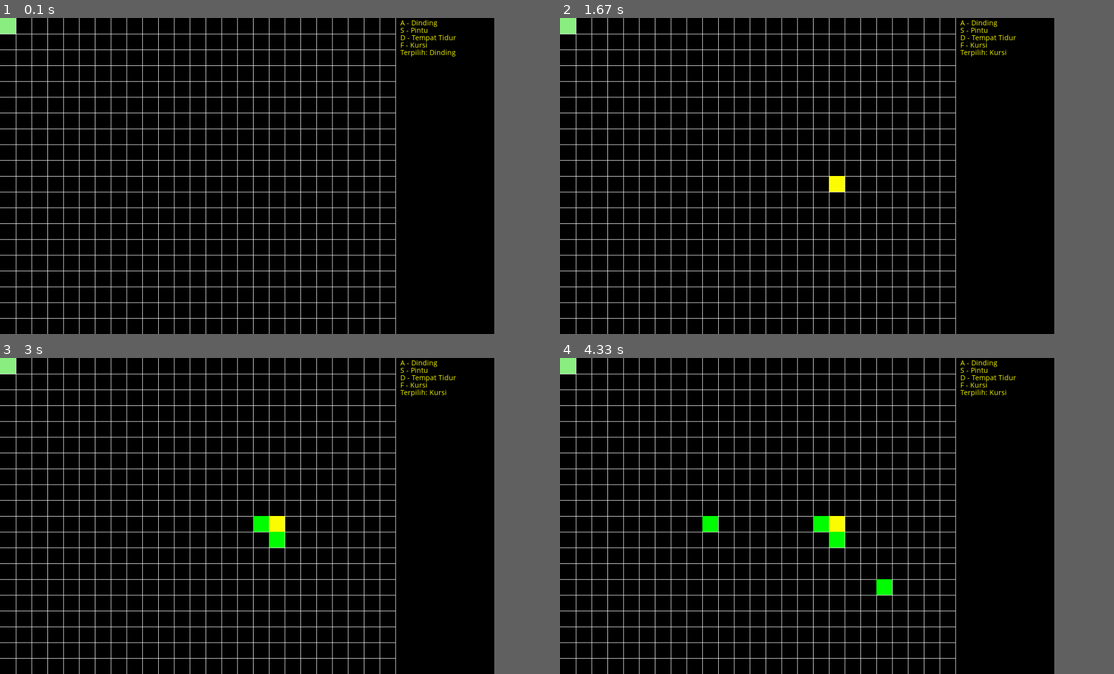
Above: before the commit, frames 1-4 (two rows, left to right).
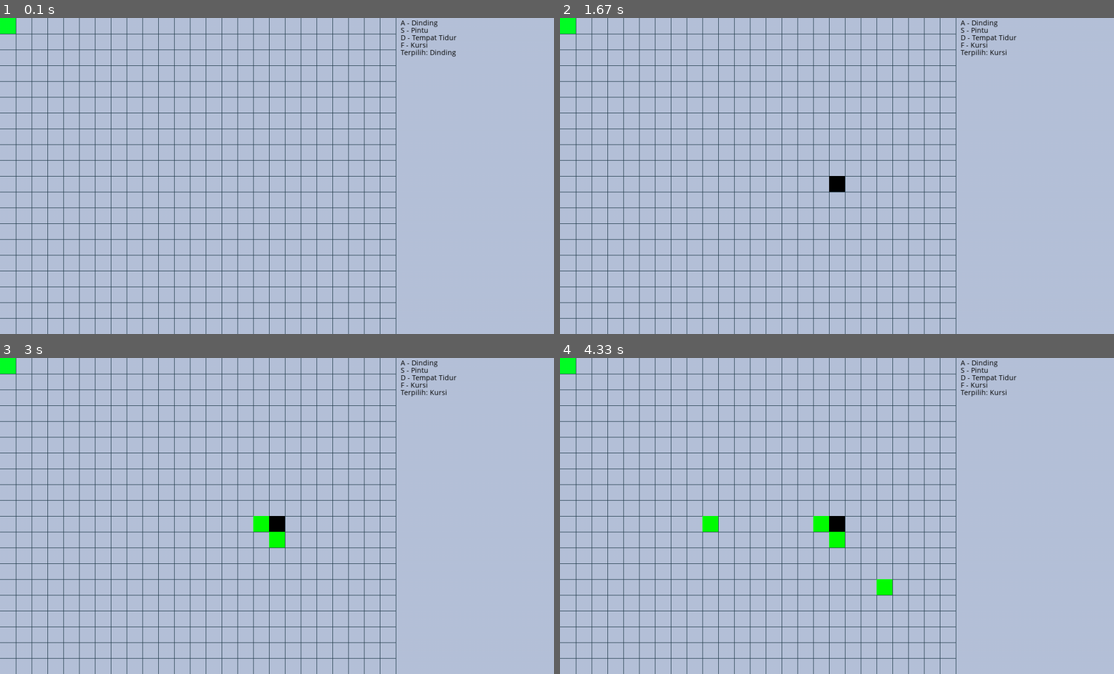
Above: after the commit, the same moments.

Repository: arifian853/bfs-algorithm-python-PAA
Game: pygame game, started from Maze Editor.py
Two runs of this game, one before a commit and one after it. Both use one fixed random seed, a clock stepped at 60 frames per second and the inputs below.
Inputs (mouse positions are in pixels of both pictures, inside the frame that each line leads up to):
- Up to frame 1 (0.1 s): no input
- Up to frame 2 (1.67 s): click (837, 176) at 0.38 s; hold D 0.67-1.13 s; tap F at 0.73, 1.03 s
- Up to frame 3 (3 s): click (254, 528) at 1.72 s; click (277, 534) at 2.62 s
- Up to frame 4 (4.33 s): click (704, 519) at 3.28 s; click (892, 585) at 3.62 s
In our replay, the window is 803x514 before the commit and 900x514 after it. These sizes can differ from the game's own. Grey fills any space a smaller window leaves; there, only what the larger window draws over its background counts as a difference.

The runs differ from the first frame. In frame 1, 89% of the frame differs, in the area x 0-90%, y 0-100%; in frame 2, 89%; in frame 3, 88%; in frame 4, 88%.

Commit message:
Added new changes

Diff:
--- a/Maze Editor.py
+++ b/Maze Editor.py
@@ -2,17 +2,17 @@
 from pygame.locals import *
 
 pygame.init()
-screen = pygame.display.set_mode((1000,640),0,32)
+screen = pygame.display.set_mode((1120,640),0,32)
 maps = []
 myfont = pygame.font.SysFont("Segoe UI", 15)
 type = 0
 types = ('Dinding', 'Pintu', 'Tempat Tidur', 'Kursi')
-cor = ((255,255,0),(255,100,100),(255,0,0),(0,255,0))
+cor = ((0,0,0),(255,100,100),(255,0,0),(0,255,0))
 x=0
 Matrix = [[(-1,-1,-1,-1,-1) for x in range(20)] for x in range(25)]
 print (Matrix[24][19])
 
-def selec(type):
+def select(type):
 	if type == 0:
 		return (0,0,0)
 	elif type == 1:
@@ -24,7 +24,7 @@
 
 while 1:
 	background = pygame.Surface((screen.get_size()))
-	background.fill((0,0,0))
+	background.fill((182,194,217))
 	for event in pygame.event.get():
 		if event.type == QUIT:
 			x=0
@@ -70,7 +70,7 @@
 			posi = []
 			posi.append(int(event.pos[0]/32))
 			posi.append(int(event.pos[1]/32))
-			ret = selec(type)
+			ret = select(type)
 			posi.append(ret[0])
 			posi.append(ret[1])
 			posi.append(ret[2])
@@ -79,15 +79,15 @@
 
 	screen.lock()
 
-	pygame.draw.rect(background, (140,240,130), Rect((0,0), (32,32)))
+	pygame.draw.rect(background, (0, 255, 38), Rect((0,0), (32,32)))
 	i=25
 	while i!=0:
-		pygame.draw.line(background, (255,255,255), (i*32,0), (i*32,640))
+		pygame.draw.line(background, (35,61,77), (i*32,0), (i*32,640))
 		i=i-1
 
 	i=20
 	while i!=0:
-		pygame.draw.line(background, (255,255,255), (0,i*32), (800,i*32))
+		pygame.draw.line(background, (35,61,77), (0,i*32), (800,i*32))
 		i=i-1
 
 	x=0
@@ -97,12 +97,12 @@
 			if Matrix[y][x][0]!=-1:
 				pygame.draw.rect(background, cor[Matrix[y][x][4]], Rect((y*32,x*32), (32,32)))
 
-	#Menampilkan tulisan
-	label = myfont.render("A - Dinding", 1, (255,255,0))
-	label2 = myfont.render("S - Pintu", 1, (255,255,0))
-	label3 = myfont.render("D - Tempat Tidur", 1, (255,255,0))
-	label4 = myfont.render("F - Kursi", 1, (255,255,0))
-	label5 = myfont.render('Terpilih: ' + types[type], 1, (255,255,0))
+	#Menampilkan tulisan + pilihan
+	label = myfont.render("A - Dinding", 1, (0,0,0))
+	label2 = myfont.render("S - Pintu", 1, (0,0,0))
+	label3 = myfont.render("D - Tempat Tidur", 1, (0,0,0))
+	label4 = myfont.render("F - Kursi", 1, (0,0,0))
+	label5 = myfont.render('Terpilih: ' + types[type], 1, (0,0,0))
 
 	screen.unlock()
 
--- a/Pathfinder BFS with Pygame.py
+++ b/Pathfinder BFS with Pygame.py
@@ -3,7 +3,7 @@
 from pygame.locals import *
 
 pygame.init()
-screen = pygame.display.set_mode((1000,640),0,32)
+screen = pygame.display.set_mode((1120,640),0,32)
 Matrix = [[(-1,-1,-1,-1,-1) for x in range(25)] for x in range(20)]
 vis = [[(-1,-1) for x in range(25)] for x in range(20)]
 cor = ((0,0,0),(255,100,100),(255,0,0),(0,255,0))
@@ -34,6 +34,7 @@
 		Matrix[j][x] = tempo
 clock = pygame.time.Clock()
 FPS = 60
+
 def pathfind(posfimx, posfimy):
 	fila = []
 	fila.append((posfimy,posfimx))
@@ -54,13 +55,13 @@
 					vis[yy][xx] = (y,x)
 					fila.append((yy, xx))
 
-flagini = 0
+startFlag = 0
 op=1
 playtime=0
 while 1:
 	milliseconds = clock.tick(FPS)
-	seconds = milliseconds / 300.0
-	playtime += milliseconds /300.0
+	seconds = milliseconds / 250.0
+	playtime += milliseconds /250.0
 	background = pygame.Surface((screen.get_size()))
 	background.fill((182,194,217))
 	for event in pygame.event.get():
@@ -73,7 +74,7 @@
 				posini = []
 				posini.append(int(event.pos[0]/32))
 				posini.append(int(event.pos[1]/32))
-				flagini = 1
+				startFlag = 1
 			elif op == 2:
 				posfim = []
 				posfim.append(int(event.pos[0]/32))
@@ -89,10 +90,10 @@
 
 	if op == 3 and flag == 0:
 		pathfind(posfim[0], posfim[1])
-		print('for')
+		print('-')
 		routes = []
 		while (posini[0] != posfim[0]) or (posini[1] != posfim[1]):
-			print('do while')
+			print('-')
 			novoy = vis[posini[1]][posini[0]][0]
 			novox = vis[posini[1]][posini[0]][1]
 			posini = (novox, novoy)
@@ -101,12 +102,15 @@
 		flag = 1
 
 	screen.lock()
-	if flagini != 0:
+	if startFlag != 0:
 		pygame.draw.rect(background, (0, 255, 38), Rect((posini[0]*32,posini[1]*32), (32,32)))
-	label = myfont.render("HIJAU = Posisi Awal", 1, (0, 0, 0))
+	label = myfont.render("Tekan dimanapun = HIJAU = Posisi Awal", 1, (0, 0, 0))
 	label2 = myfont.render("Tekan F lalu pilih Posisi Akhir", 1, (0,0,0))
 	label3 = myfont.render("Tekan S untuk Mulai", 1, (0,0,0))
-	label4 = myfont.render("Halo !", 1, (0,0,0))
+	label4 = myfont.render("---------------------------------------------------", 1, (0,0,0))
+	label5 = myfont.render("Arifian Saputra - 2001020029", 1, (0,0,0))
+	label6 = myfont.render("Samuel Miskan Hanock - 2001020037", 1, (0,0,0))
+	label7 = myfont.render("Perancangan dan Analisis Algoritma", 1, (0,0,0))
 	i=25
 	while i!=0:
 		pygame.draw.line(background, (35,61,77), (i*32,0), (i*32,640))
@@ -120,7 +124,7 @@
 	for j in range(20):
 		for x in range(25):
 			if Matrix[j][x][0] != -1:
-					pygame.draw.rect(background, cor[Matrix[j][x][4]], Rect((x*32,j*32), (32,32)))
+					pygame.draw.rect(background, cor[Matrix[j][x][4]], Rect((x*32,j*32), (32,32),))
 	screen.unlock()
 
 	if op == 3 and len(routes) != 0:
@@ -133,4 +137,8 @@
 	screen.blit(label, (810, 0))
 	screen.blit(label2, (810, 15))
 	screen.blit(label3, (810, 30))
+	screen.blit(label4, (810, 45))
+	screen.blit(label5, (810, 120))
+	screen.blit(label6, (810, 135))
+	screen.blit(label7, (810, 165))
 	pygame.display.update()
--- a/maps.txt
+++ b/maps.txt
@@ -1,500 +1,500 @@
 -1 -1 -1 -1 -1
--1 -1 -1 -1 -1
--1 -1 -1 -1 -1
--1 -1 -1 -1 -1
--1 -1 -1 -1 -1
--1 -1 -1 -1 -1
--1 -1 -1 -1 -1
--1 -1 -1 -1 -1
--1 -1 -1 -1 -1
--1 -1 -1 -1 -1
--1 -1 -1 -1 -1
--1 -1 -1 -1 -1
--1 -1 -1 -1 -1
--1 -1 -1 -1 -1
--1 -1 -1 -1 -1
--1 -1 -1 -1 -1
--1 -1 -1 -1 -1
--1 -1 -1 -1 -1
--1 -1 -1 -1 -1
--1 -1 -1 -1 -1
--1 -1 -1 -1 -1
--1 -1 -1 -1 -1
--1 -1 -1 -1 -1
--1 -1 -1 -1 -1
--1 -1 -1 -1 -1
--1 -1 -1 -1 -1
-1 1 0 0 0
--1 -1 -1 -1 -1
--1 -1 -1 -1 -1
--1 -1 -1 -1 -1
--1 -1 -1 -1 -1
--1 -1 -1 -1 -1
--1 -1 -1 -1 -1
--1 -1 -1 -1 -1
--1 -1 -1 -1 -1
--1 -1 -1 -1 -1
--1 -1 -1 -1 -1
--1 -1 -1 -1 -1
--1 -1 -1 -1 -1
--1 -1 -1 -1 -1
--1 -1 -1 -1 -1
--1 -1 -1 -1 -1
--1 -1 -1 -1 -1
--1 -1 -1 -1 -1
--1 -1 -1 -1 -1
--1 -1 -1 -1 -1
--1 -1 -1 -1 -1
--1 -1 -1 -1 -1
--1 -1 -1 -1 -1
--1 -1 -1 -1 -1
--1 -1 -1 -1 -1
-1 2 0 0 0
-2 2 0 0 0
--1 -1 -1 -1 -1
--1 -1 -1 -1 -1
--1 -1 -1 -1 -1
--1 -1 -1 -1 -1
--1 -1 -1 -1 -1
--1 -1 -1 -1 -1
--1 -1 -1 -1 -1
--1 -1 -1 -1 -1
--1 -1 -1 -1 -1
--1 -1 -1 -1 -1
--1 -1 -1 -1 -1
--1 -1 -1 -1 -1
--1 -1 -1 -1 -1
--1 -1 -1 -1 -1
--1 -1 -1 -1 -1
--1 -1 -1 -1 -1
--1 -1 -1 -1 -1
--1 -1 -1 -1 -1
--1 -1 -1 -1 -1
--1 -1 -1 -1 -1
--1 -1 -1 -1 -1
--1 -1 -1 -1 -1
--1 -1 -1 -1 -1
--1 -1 -1 -1 -1
+1 0 0 0 0
+2 0 0 0 0
+3 0 0 0 0
+-1 -1 -1 -1 -1
+-1 -1 -1 -1 -1
+6 0 0 0 0
+-1 -1 -1 -1 -1
+-1 -1 -1 -1 -1
+9 0 0 0 0
+10 0 0 0 0
+11 0 0 0 0
+12 0 0 0 0
+-1 -1 -1 -1 -1
+14 0 0 0 0
+15 0 0 0 0
+16 0 0 0 0
+-1 -1 -1 -1 -1
+-1 -1 -1 -1 -1
+-1 -1 -1 -1 -1
+-1 -1 -1 -1 -1
+-1 -1 -1 -1 -1
+22 0 0 0 0
+23 0 0 0 0
+24 0 0 0 0
+-1 -1 -1 -1 -1
+-1 -1 -1 -1 -1
+-1 -1 -1 -1 -1
+3 1 0 0 0
+-1 -1 -1 -1 -1
+-1 -1 -1 -1 -1
+6 1 0 0 0
+-1 -1 -1 -1 -1
+-1 -1 -1 -1 -1
+9 1 0 0 0
+-1 -1 -1 -1 -1
+-1 -1 -1 -1 -1
+-1 -1 -1 -1 -1
+-1 -1 -1 -1 -1
+14 1 0 0 0
+-1 -1 -1 -1 -1
+16 1 0 0 0
+-1 -1 -1 -1 -1
+18 1 0 0 0
+19 1 0 0 0
+20 1 0 0 0
+-1 -1 -1 -1 -1
+22 1 0 0 0
+-1 -1 -1 -1 -1
+24 1 0 0 0
+-1 -1 -1 -1 -1
+-1 -1 -1 -1 -1
+-1 -1 -1 -1 -1
+3 2 0 0 0
+-1 -1 -1 -1 -1
+-1 -1 -1 -1 -1
+-1 -1 -1 -1 -1
+-1 -1 -1 -1 -1
+-1 -1 -1 -1 -1
+9 2 0 0 0
+-1 -1 -1 -1 -1
+11 2 0 0 0
+-1 -1 -1 -1 -1
+-1 -1 -1 -1 -1
+-1 -1 -1 -1 -1
+-1 -1 -1 -1 -1
+16 2 0 0 0
+-1 -1 -1 -1 -1
+18 2 0 0 0
+-1 -1 -1 -1 -1
+20 2 0 0 0
+-1 -1 -1 -1 -1
+22 2 0 0 0
+-1 -1 -1 -1 -1
+24 2 0 0 0
+-1 -1 -1 -1 -1
+1 3 0 0 0
 2 3 0 0 0
--1 -1 -1 -1 -1
--1 -1 -1 -1 -1
--1 -1 -1 -1 -1
--1 -1 -1 -1 -1
--1 -1 -1 -1 -1
--1 -1 -1 -1 -1
--1 -1 -1 -1 -1
--1 -1 -1 -1 -1
--1 -1 -1 -1 -1
--1 -1 -1 -1 -1
--1 -1 -1 -1 -1
-14 3 0 0 0
+3 3 0 0 0
+-1 -1 -1 -1 -1
+5 3 0 0 0
+6 3 0 0 0
+7 3 1 1 1
+8 3 0 0 0
+9 3 0 0 0
+-1 -1 -1 -1 -1
+11 3 0 0 0
+12 3 0 0 0
+-1 -1 -1 -1 -1
+-1 -1 -1 -1 -1
 15 3 0 0 0
--1 -1 -1 -1 -1
-17 3 0 0 0
+16 3 0 0 0
+-1 -1 -1 -1 -1
 18 3 0 0 0
-19 3 0 0 0
+-1 -1 -1 -1 -1
 20 3 0 0 0
 21 3 0 0 0
--1 -1 -1 -1 -1
-23 3 0 0 0
+22 3 0 0 0
+-1 -1 -1 -1 -1
 24 3 0 0 0
 -1 -1 -1 -1 -1
--1 -1 -1 -1 -1
--1 -1 -1 -1 -1
-3 4 0 0 0
--1 -1 -1 -1 -1
--1 -1 -1 -1 -1
--1 -1 -1 -1 -1
--1 -1 -1 -1 -1
--1 -1 -1 -1 -1
--1 -1 -1 -1 -1
+1 4 0 0 0
+-1 -1 -1 -1 -1
+-1 -1 -1 -1 -1
+-1 -1 -1 -1 -1
+5 4 0 0 0
+6 4 0 0 0
+-1 -1 -1 -1 -1
+-1 -1 -1 -1 -1
+9 4 0 0 0
 -1 -1 -1 -1 -1
 11 4 0 0 0
-12 4 0 0 0
-13 4 0 0 0
--1 -1 -1 -1 -1
--1 -1 -1 -1 -1
-16 4 0 0 0
--1 -1 -1 -1 -1
--1 -1 -1 -1 -1
--1 -1 -1 -1 -1
--1 -1 -1 -1 -1
--1 -1 -1 -1 -1
--1 -1 -1 -1 -1
--1 -1 -1 -1 -1
--1 -1 -1 -1 -1
--1 -1 -1 -1 -1
--1 -1 -1 -1 -1
--1 -1 -1 -1 -1
+-1 -1 -1 -1 -1
+-1 -1 -1 -1 -1
+-1 -1 -1 -1 -1
+-1 -1 -1 -1 -1
+-1 -1 -1 -1 -1
+-1 -1 -1 -1 -1
+-1 -1 -1 -1 -1
+-1 -1 -1 -1 -1
+-1 -1 -1 -1 -1
+-1 -1 -1 -1 -1
+22 4 1 1 1
+-1 -1 -1 -1 -1
+24 4 0 0 0
+-1 -1 -1 -1 -1
+1 5 0 0 0
+2 5 0 0 0
 3 5 0 0 0
--1 -1 -1 -1 -1
--1 -1 -1 -1 -1
--1 -1 -1 -1 -1
--1 -1 -1 -1 -1
--1 -1 -1 -1 -1
--1 -1 -1 -1 -1
-10 5 0 0 0
--1 -1 -1 -1 -1
--1 -1 -1 -1 -1
--1 -1 -1 -1 -1
--1 -1 -1 -1 -1
--1 -1 -1 -1 -1
--1 -1 -1 -1 -1
--1 -1 -1 -1 -1
--1 -1 -1 -1 -1
--1 -1 -1 -1 -1
--1 -1 -1 -1 -1
--1 -1 -1 -1 -1
--1 -1 -1 -1 -1
--1 -1 -1 -1 -1
--1 -1 -1 -1 -1
--1 -1 -1 -1 -1
--1 -1 -1 -1 -1
--1 -1 -1 -1 -1
--1 -1 -1 -1 -1
-4 6 0 0 0
--1 -1 -1 -1 -1
--1 -1 -1 -1 -1
+4 5 0 0 0
+5 5 0 0 0
+6 5 0 0 0
+-1 -1 -1 -1 -1
+-1 -1 -1 -1 -1
+9 5 0 0 0
+-1 -1 -1 -1 -1
+11 5 0 0 0
+-1 -1 -1 -1 -1
+13 5 0 0 0
+14 5 0 0 0
+15 5 0 0 0
+16 5 1 1 1
+17 5 0 0 0
+18 5 0 0 0
+19 5 0 0 0
+20 5 0 0 0
+-1 -1 -1 -1 -1
+22 5 0 0 0
+23 5 0 0 0
+24 5 0 0 0
+-1 -1 -1 -1 -1
+-1 -1 -1 -1 -1
+-1 -1 -1 -1 -1
+3 6 0 0 0
+-1 -1 -1 -1 -1
+-1 -1 -1 -1 -1
+6 6 0 0 0
 -1 -1 -1 -1 -1
 8 6 0 0 0
 9 6 0 0 0
 -1 -1 -1 -1 -1
--1 -1 -1 -1 -1
--1 -1 -1 -1 -1
--1 -1 -1 -1 -1
--1 -1 -1 -1 -1
--1 -1 -1 -1 -1
--1 -1 -1 -1 -1
-17 6 0 0 0
-18 6 0 0 0
+11 6 1 1 1
+-1 -1 -1 -1 -1
+13 6 0 0 0
+-1 -1 -1 -1 -1
+-1 -1 -1 -1 -1
+-1 -1 -1 -1 -1
+-1 -1 -1 -1 -1
+-1 -1 -1 -1 -1
 19 6 0 0 0
-20 6 0 0 0
--1 -1 -1 -1 -1
--1 -1 -1 -1 -1
--1 -1 -1 -1 -1
--1 -1 -1 -1 -1
--1 -1 -1 -1 -1
--1 -1 -1 -1 -1
--1 -1 -1 -1 -1
--1 -1 -1 -1 -1
+-1 -1 -1 -1 -1
+-1 -1 -1 -1 -1
+-1 -1 -1 -1 -1
+23 6 0 0 0
+-1 -1 -1 -1 -1
+-1 -1 -1 -1 -1
+-1 -1 -1 -1 -1
+-1 -1 -1 -1 -1
+3 7 0 0 0
 4 7 0 0 0
 -1 -1 -1 -1 -1
 6 7 0 0 0
 -1 -1 -1 -1 -1
-8 7 0 0 0
--1 -1 -1 -1 -1
--1 -1 -1 -1 -1
--1 -1 -1 -1 -1
--1 -1 -1 -1 -1
--1 -1 -1 -1 -1
+-1 -1 -1 -1 -1
+9 7 0 0 0
+-1 -1 -1 -1 -1
+11 7 0 0 0
+-1 -1 -1 -1 -1
+13 7 0 0 0
 14 7 0 0 0
-15 7 0 0 0
-16 7 0 0 0
-17 7 0 0 0
--1 -1 -1 -1 -1
--1 -1 -1 -1 -1
--1 -1 -1 -1 -1
-21 7 0 0 0
--1 -1 -1 -1 -1
--1 -1 -1 -1 -1
--1 -1 -1 -1 -1
--1 -1 -1 -1 -1
--1 -1 -1 -1 -1
--1 -1 -1 -1 -1
--1 -1 -1 -1 -1
--1 -1 -1 -1 -1
-5 8 0 0 0
--1 -1 -1 -1 -1
+-1 -1 -1 -1 -1
+-1 -1 -1 -1 -1
+-1 -1 -1 -1 -1
+18 7 0 0 0
+19 7 0 0 0
+-1 -1 -1 -1 -1
+-1 -1 -1 -1 -1
+22 7 0 0 0
+23 7 0 0 0
+-1 -1 -1 -1 -1
+-1 -1 -1 -1 -1
+1 8 0 0 0
+-1 -1 -1 -1 -1
+-1 -1 -1 -1 -1
+-1 -1 -1 -1 -1
+-1 -1 -1 -1 -1
+6 8 0 0 0
 -1 -1 -1 -1 -1
 -1 -1 -1 -1 -1
 9 8 0 0 0
 -1 -1 -1 -1 -1
--1 -1 -1 -1 -1
--1 -1 -1 -1 -1
-13 8 0 0 0
--1 -1 -1 -1 -1
--1 -1 -1 -1 -1
--1 -1 -1 -1 -1
--1 -1 -1 -1 -1
--1 -1 -1 -1 -1
--1 -1 -1 -1 -1
--1 -1 -1 -1 -1
-21 8 0 0 0
--1 -1 -1 -1 -1
--1 -1 -1 -1 -1
--1 -1 -1 -1 -1
--1 -1 -1 -1 -1
--1 -1 -1 -1 -1
--1 -1 -1 -1 -1
--1 -1 -1 -1 -1
--1 -1 -1 -1 -1
--1 -1 -1 -1 -1
+11 8 0 0 0
+-1 -1 -1 -1 -1
+-1 -1 -1 -1 -1
+14 8 0 0 0
+15 8 0 0 0
+-1 -1 -1 -1 -1
+-1 -1 -1 -1 -1
+-1 -1 -1 -1 -1
+19 8 0 0 0
+20 8 0 0 0
+-1 -1 -1 -1 -1
+-1 -1 -1 -1 -1
+23 8 0 0 0
+-1 -1 -1 -1 -1
+-1 -1 -1 -1 -1
+1 9 0 0 0
+-1 -1 -1 -1 -1
+-1 -1 -1 -1 -1
+4 9 0 0 0
+5 9 0 0 0
 6 9 0 0 0
 -1 -1 -1 -1 -1
 -1 -1 -1 -1 -1
--1 -1 -1 -1 -1
-10 9 0 0 0
--1 -1 -1 -1 -1
-12 9 0 0 0
+9 9 0 0 0
+-1 -1 -1 -1 -1
+-1 -1 -1 -1 -1
+-1 -1 -1 -1 -1
 13 9 0 0 0
--1 -1 -1 -1 -1
--1 -1 -1 -1 -1
--1 -1 -1 -1 -1
-17 9 0 0 0
+14 9 0 0 0
+15 9 0 0 0
+-1 -1 -1 -1 -1
+-1 -1 -1 -1 -1
 18 9 0 0 0
 19 9 0 0 0
 -1 -1 -1 -1 -1
-21 9 0 0 0
-22 9 0 0 0
+-1 -1 -1 -1 -1
+-1 -1 -1 -1 -1
 23 9 0 0 0
 24 9 0 0 0
 -1 -1 -1 -1 -1
--1 -1 -1 -1 -1
--1 -1 -1 -1 -1
--1 -1 -1 -1 -1
--1 -1 -1 -1 -1
--1 -1 -1 -1 -1
-6 10 0 0 0
--1 -1 -1 -1 -1
--1 -1 -1 -1 -1
--1 -1 -1 -1 -1
+1 10 0 0 0
+2 10 0 0 0
+-1 -1 -1 -1 -1
+4 10 0 0 0
+-1 -1 -1 -1 -1
+-1 -1 -1 -1 -1
+-1 -1 -1 -1 -1
+-1 -1 -1 -1 -1
+9 10 0 0 0
 -1 -1 -1 -1 -1
 11 10 0 0 0
 12 10 0 0 0
--1 -1 -1 -1 -1
--1 -1 -1 -1 -1
--1 -1 -1 -1 -1
--1 -1 -1 -1 -1
-17 10 0 0 0
--1 -1 -1 -1 -1
--1 -1 -1 -1 -1
--1 -1 -1 -1 -1
--1 -1 -1 -1 -1
--1 -1 -1 -1 -1
--1 -1 -1 -1 -1
-24 10 0 0 0
--1 -1 -1 -1 -1
--1 -1 -1 -1 -1
--1 -1 -1 -1 -1
--1 -1 -1 -1 -1
--1 -1 -1 -1 -1
-5 11 0 0 0
+13 10 0 0 0
+14 10 0 0 0
+15 10 0 0 0
+-1 -1 -1 -1 -1
+-1 -1 -1 -1 -1
+-1 -1 -1 -1 -1
+19 10 0 0 0
+20 10 0 0 0
+-1 -1 -1 -1 -1
+-1 -1 -1 -1 -1
+23 10 0 0 0
+-1 -1 -1 -1 -1
+-1 -1 -1 -1 -1
+-1 -1 -1 -1 -1
+2 11 0 0 0
+-1 -1 -1 -1 -1
+4 11 0 0 0
+-1 -1 -1 -1 -1
 6 11 0 0 0
--1 -1 -1 -1 -1
--1 -1 -1 -1 -1
--1 -1 -1 -1 -1
+7 11 0 0 0
+8 11 0 0 0
+9 11 0 0 0
 -1 -1 -1 -1 -1
 11 11 0 0 0
 -1 -1 -1 -1 -1
 -1 -1 -1 -1 -1
--1 -1 -1 -1 -1
--1 -1 -1 -1 -1
-16 11 0 0 0
--1 -1 -1 -1 -1
--1 -1 -1 -1 -1
--1 -1 -1 -1 -1
--1 -1 -1 -1 -1
--1 -1 -1 -1 -1
--1 -1 -1 -1 -1
--1 -1 -1 -1 -1
--1 -1 -1 -1 -1
--1 -1 -1 -1 -1
--1 -1 -1 -1 -1
--1 -1 -1 -1 -1
--1 -1 -1 -1 -1
--1 -1 -1 -1 -1
--1 -1 -1 -1 -1
-6 12 0 0 0
--1 -1 -1 -1 -1
--1 -1 -1 -1 -1
--1 -1 -1 -1 -1
--1 -1 -1 -1 -1
--1 -1 -1 -1 -1
--1 -1 -1 -1 -1
--1 -1 -1 -1 -1
--1 -1 -1 -1 -1
-15 12 0 0 0
--1 -1 -1 -1 -1
--1 -1 -1 -1 -1
--1 -1 -1 -1 -1
--1 -1 -1 -1 -1
--1 -1 -1 -1 -1
--1 -1 -1 -1 -1
--1 -1 -1 -1 -1
--1 -1 -1 -1 -1
-24 12 0 0 0
--1 -1 -1 -1 -1
--1 -1 -1 -1 -1
--1 -1 -1 -1 -1
--1 -1 -1 -1 -1
+14 11 0 0 0
+15 11 0 0 0
+-1 -1 -1 -1 -1
+-1 -1 -1 -1 -1
+18 11 0 0 0
+19 11 0 0 0
+-1 -1 -1 -1 -1
+-1 -1 -1 -1 -1
+-1 -1 -1 -1 -1
+23 11 0 0 0
+-1 -1 -1 -1 -1
+-1 -1 -1 -1 -1
+-1 -1 -1 -1 -1
+2 12 0 0 0
+-1 -1 -1 -1 -1
+-1 -1 -1 -1 -1
+-1 -1 -1 -1 -1
+-1 -1 -1 -1 -1
+-1 -1 -1 -1 -1
+-1 -1 -1 -1 -1
+-1 -1 -1 -1 -1
+-1 -1 -1 -1 -1
+11 12 0 0 0
+12 12 0 0 0
+-1 -1 -1 -1 -1
+14 12 0 0 0
+-1 -1 -1 -1 -1
+-1 -1 -1 -1 -1
+-1 -1 -1 -1 -1
+-1 -1 -1 -1 -1
+19 12 0 0 0
+20 12 0 0 0
+-1 -1 -1 -1 -1
+-1 -1 -1 -1 -1
+23 12 0 0 0
+-1 -1 -1 -1 -1
+-1 -1 -1 -1 -1
+-1 -1 -1 -1 -1
+2 13 0 0 0
+3 13 0 0 0
 -1 -1 -1 -1 -1
 -1 -1 -1 -1 -1
 6 13 0 0 0
-7 13 0 0 0
-8 13 0 0 0
-9 13 0 0 0
-10 13 0 0 0
+-1 -1 -1 -1 -1
+-1 -1 -1 -1 -1
+-1 -1 -1 -1 -1
+-1 -1 -1 -1 -1
 11 13 0 0 0
-12 13 0 0 0
+-1 -1 -1 -1 -1
 -1 -1 -1 -1 -1
 14 13 0 0 0
--1 -1 -1 -1 -1
--1 -1 -1 -1 -1
--1 -1 -1 -1 -1
--1 -1 -1 -1 -1
--1 -1 -1 -1 -1
--1 -1 -1 -1 -1
--1 -1 -1 -1 -1
--1 -1 -1 -1 -1
--1 -1 -1 -1 -1
-24 13 0 0 0
--1 -1 -1 -1 -1
--1 -1 -1 -1 -1
--1 -1 -1 -1 -1
--1 -1 -1 -1 -1
--1 -1 -1 -1 -1
--1 -1 -1 -1 -1
--1 -1 -1 -1 -1
--1 -1 -1 -1 -1
-8 14 0 0 0
-9 14 0 1 2
--1 -1 -1 -1 -1
-11 14 1 1 1
--1 -1 -1 -1 -1
-13 14 1 1 1
-14 14 0 0 0
--1 -1 -1 -1 -1
--1 -1 -1 -1 -1
--1 -1 -1 -1 -1
--1 -1 -1 -1 -1
--1 -1 -1 -1 -1
--1 -1 -1 -1 -1
--1 -1 -1 -1 -1
--1 -1 -1 -1 -1
--1 -1 -1 -1 -1
-24 14 0 0 0
--1 -1 -1 -1 -1
--1 -1 -1 -1 -1
--1 -1 -1 -1 -1
--1 -1 -1 -1 -1
--1 -1 -1 -1 -1
--1 -1 -1 -1 -1
--1 -1 -1 -1 -1
--1 -1 -1 -1 -1
-8 15 1 1 1
--1 -1 -1 -1 -1
--1 -1 -1 -1 -1
-11 15 0 0 0
-12 15 0 0 0
+15 13 0 0 0
+16 13 0 0 0
+-1 -1 -1 -1 -1
+-1 -1 -1 -1 -1
+19 13 1 1 1
+-1 -1 -1 -1 -1
+-1 -1 -1 -1 -1
+22 13 0 0 0
+23 13 0 0 0
+-1 -1 -1 -1 -1
+0 14 0 0 0
+1 14 0 0 0
+2 14 0 0 0
+3 14 0 0 0
+-1 -1 -1 -1 -1
+-1 -1 -1 -1 -1
+6 14 0 0 0
+-1 -1 -1 -1 -1
+-1 -1 -1 -1 -1
+-1 -1 -1 -1 -1
+-1 -1 -1 -1 -1
+-1 -1 -1 -1 -1
+-1 -1 -1 -1 -1
+-1 -1 -1 -1 -1
+-1 -1 -1 -1 -1
+-1 -1 -1 -1 -1
+-1 -1 -1 -1 -1
+-1 -1 -1 -1 -1
+-1 -1 -1 -1 -1
+19 14 0 0 0
+-1 -1 -1 -1 -1
+-1 -1 -1 -1 -1
+22 14 0 0 0
+-1 -1 -1 -1 -1
+-1 -1 -1 -1 -1
+-1 -1 -1 -1 -1
+-1 -1 -1 -1 -1
+-1 -1 -1 -1 -1
+-1 -1 -1 -1 -1
+-1 -1 -1 -1 -1
+5 15 0 0 0
+6 15 0 0 0
+7 15 0 0 0
+8 15 0 0 0
+9 15 0 0 0
+-1 -1 -1 -1 -1
+-1 -1 -1 -1 -1
+-1 -1 -1 -1 -1
 13 15 0 0 0
 -1 -1 -1 -1 -1
-15 15 1 1 1
-16 15 0 0 0
--1 -1 -1 -1 -1
--1 -1 -1 -1 -1
--1 -1 -1 -1 -1
--1 -1 -1 -1 -1
--1 -1 -1 -1 -1
--1 -1 -1 -1 -1
--1 -1 -1 -1 -1
--1 -1 -1 -1 -1
--1 -1 -1 -1 -1
--1 -1 -1 -1 -1
--1 -1 -1 -1 -1
--1 -1 -1 -1 -1
--1 -1 -1 -1 -1
--1 -1 -1 -1 -1
--1 -1 -1 -1 -1
+-1 -1 -1 -1 -1
+-1 -1 -1 -1 -1
+-1 -1 -1 -1 -1
+18 15 0 0 0
+19 15 0 0 0
+20 15 0 0 0
+21 15 0 0 0
+22 15 0 0 0
+23 15 0 0 0
+-1 -1 -1 -1 -1
+-1 -1 -1 -1 -1
+1 16 0 0 0
+2 16 0 0 0
+-1 -1 -1 -1 -1
+-1 -1 -1 -1 -1
+-1 -1 -1 -1 -1
+6 16 0 0 0
 -1 -1 -1 -1 -1
 8 16 0 0 0
 -1 -1 -1 -1 -1
 -1 -1 -1 -1 -1
-11 16 1 1 1
--1 -1 -1 -1 -1
-13 16 1 1 1
+-1 -1 -1 -1 -1
+-1 -1 -1 -1 -1
+13 16 0 0 0
 -1 -1 -1 -1 -1
 15 16 0 0 0
 -1 -1 -1 -1 -1
 -1 -1 -1 -1 -1
 -1 -1 -1 -1 -1
 -1 -1 -1 -1 -1
--1 -1 -1 -1 -1
--1 -1 -1 -1 -1
--1 -1 -1 -1 -1
--1 -1 -1 -1 -1
-24 16 0 0 0
--1 -1 -1 -1 -1
--1 -1 -1 -1 -1
--1 -1 -1 -1 -1
--1 -1 -1 -1 -1
--1 -1 -1 -1 -1
--1 -1 -1 -1 -1
--1 -1 -1 -1 -1
--1 -1 -1 -1 -1
-8 17 1 1 1
--1 -1 -1 -1 -1
--1 -1 -1 -1 -1
-11 17 0 0 0
+20 16 0 0 0
+-1 -1 -1 -1 -1
+22 16 0 0 0
+-1 -1 -1 -1 -1
+-1 -1 -1 -1 -1
+-1 -1 -1 -1 -1
+-1 -1 -1 -1 -1
+2 17 0 0 0
+-1 -1 -1 -1 -1
+-1 -1 -1 -1 -1
+-1 -1 -1 -1 -1
+6 17 0 0 0
+-1 -1 -1 -1 -1
+8 17 0 0 0
+9 17 0 0 0
+10 17 0 0 0
+11 17 1 1 1
 12 17 0 0 0
 13 17 0 0 0
--1 -1 -1 -1 -1
-15 17 1 1 1
--1 -1 -1 -1 -1
--1 -1 -1 -1 -1
--1 -1 -1 -1 -1
--1 -1 -1 -1 -1
--1 -1 -1 -1 -1
+14 17 0 0 0
+15 17 0 0 0
+16 17 0 0 0
+-1 -1 -1 -1 -1
+-1 -1 -1 -1 -1
+-1 -1 -1 -1 -1
+20 17 0 0 0
 -1 -1 -1 -1 -1
 22 17 0 0 0
 23 17 0 0 0
-24 17 0 0 0
--1 -1 -1 -1 -1
--1 -1 -1 -1 -1
--1 -1 -1 -1 -1
--1 -1 -1 -1 -1
--1 -1 -1 -1 -1
--1 -1 -1 -1 -1
--1 -1 -1 -1 -1
+-1 -1 -1 -1 -1
+-1 -1 -1 -1 -1
+-1 -1 -1 -1 -1
+2 18 0 0 0
+-1 -1 -1 -1 -1
+4 18 0 0 0
+5 18 1 1 1
+6 18 0 0 0
 -1 -1 -1 -1 -1
 8 18 0 0 0
 -1 -1 -1 -1 -1
 -1 -1 -1 -1 -1
-11 18 1 1 1
--1 -1 -1 -1 -1
-13 18 1 1 1
--1 -1 -1 -1 -1
-15 18 0 0 0
--1 -1 -1 -1 -1
--1 -1 -1 -1 -1
--1 -1 -1 -1 -1
--1 -1 -1 -1 -1
--1 -1 -1 -1 -1
-21 18 0 0 0
+-1 -1 -1 -1 -1
+-1 -1 -1 -1 -1
+-1 -1 -1 -1 -1
+14 18 0 0 0
+-1 -1 -1 -1 -1
+-1 -1 -1 -1 -1
+-1 -1 -1 -1 -1
+-1 -1 -1 -1 -1
+-1 -1 -1 -1 -1
+20 18 0 0 0
+-1 -1 -1 -1 -1
 22 18 0 0 0
 -1 -1 -1 -1 -1
 -1 -1 -1 -1 -1
--1 -1 -1 -1 -1
--1 -1 -1 -1 -1
--1 -1 -1 -1 -1
--1 -1 -1 -1 -1
--1 -1 -1 -1 -1
--1 -1 -1 -1 -1
--1 -1 -1 -1 -1
--1 -1 -1 -1 -1
-8 19 1 1 1
--1 -1 -1 -1 -1
--1 -1 -1 -1 -1
-11 19 0 0 0
--1 -1 -1 -1 -1
+0 19 0 0 0
+1 19 0 0 0
+2 19 0 0 0
+3 19 0 0 0
+4 19 0 0 0
+-1 -1 -1 -1 -1
+-1 -1 -1 -1 -1
+-1 -1 -1 -1 -1
+8 19 0 0 0
+-1 -1 -1 -1 -1
+-1 -1 -1 -1 -1
+-1 -1 -1 -1 -1
+12 19 0 0 0
 13 19 0 0 0
--1 -1 -1 -1 -1
--1 -1 -1 -1 -1
+14 19 0 0 0
+15 19 0 0 0
 16 19 0 0 0
--1 -1 -1 -1 -1
--1 -1 -1 -1 -1
--1 -1 -1 -1 -1
--1 -1 -1 -1 -1
-21 19 0 0 0
--1 -1 -1 -1 -1
--1 -1 -1 -1 -1
--1 -1 -1 -1 -1
+17 19 0 0 0
+18 19 0 0 0
+-1 -1 -1 -1 -1
+-1 -1 -1 -1 -1
+-1 -1 -1 -1 -1
+22 19 1 1 1
+-1 -1 -1 -1 -1
+-1 -1 -1 -1 -1
